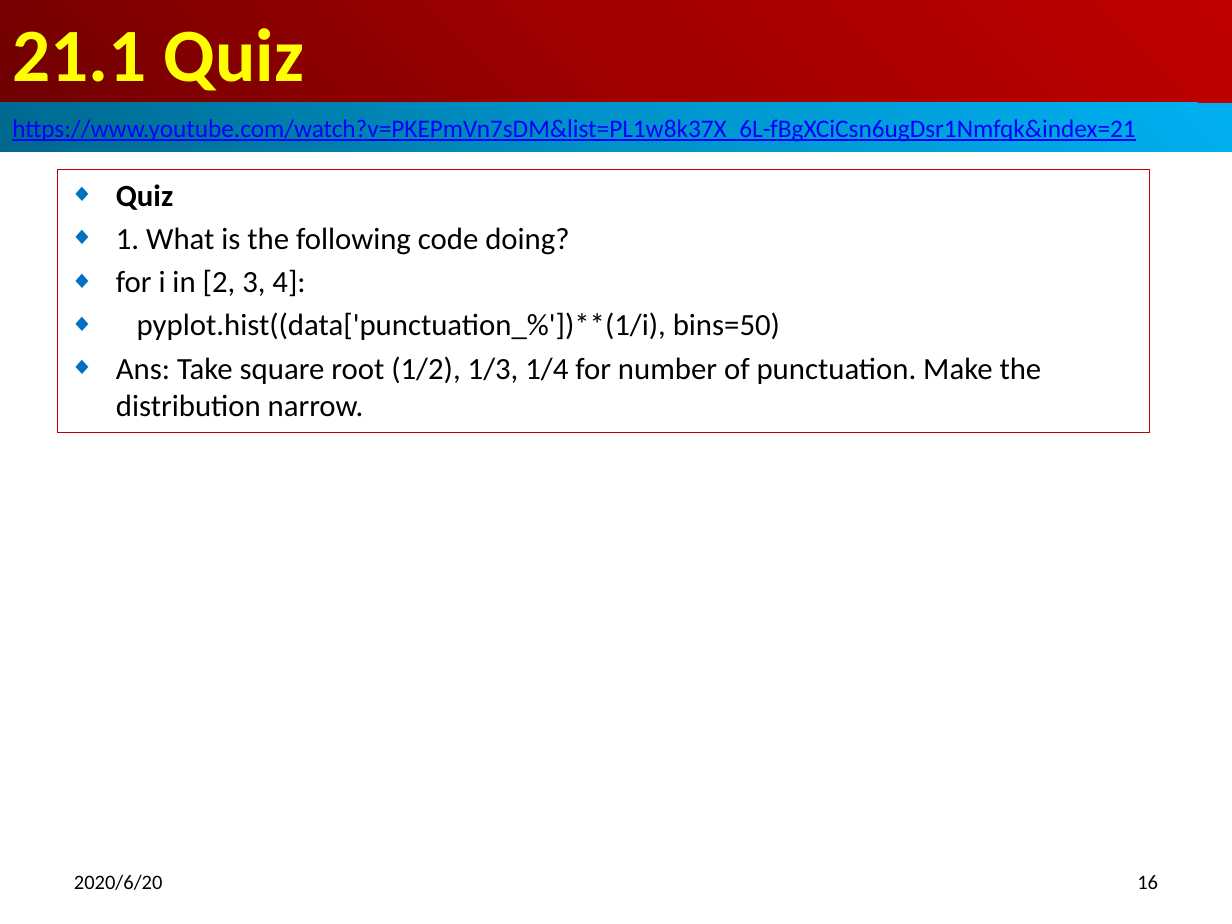
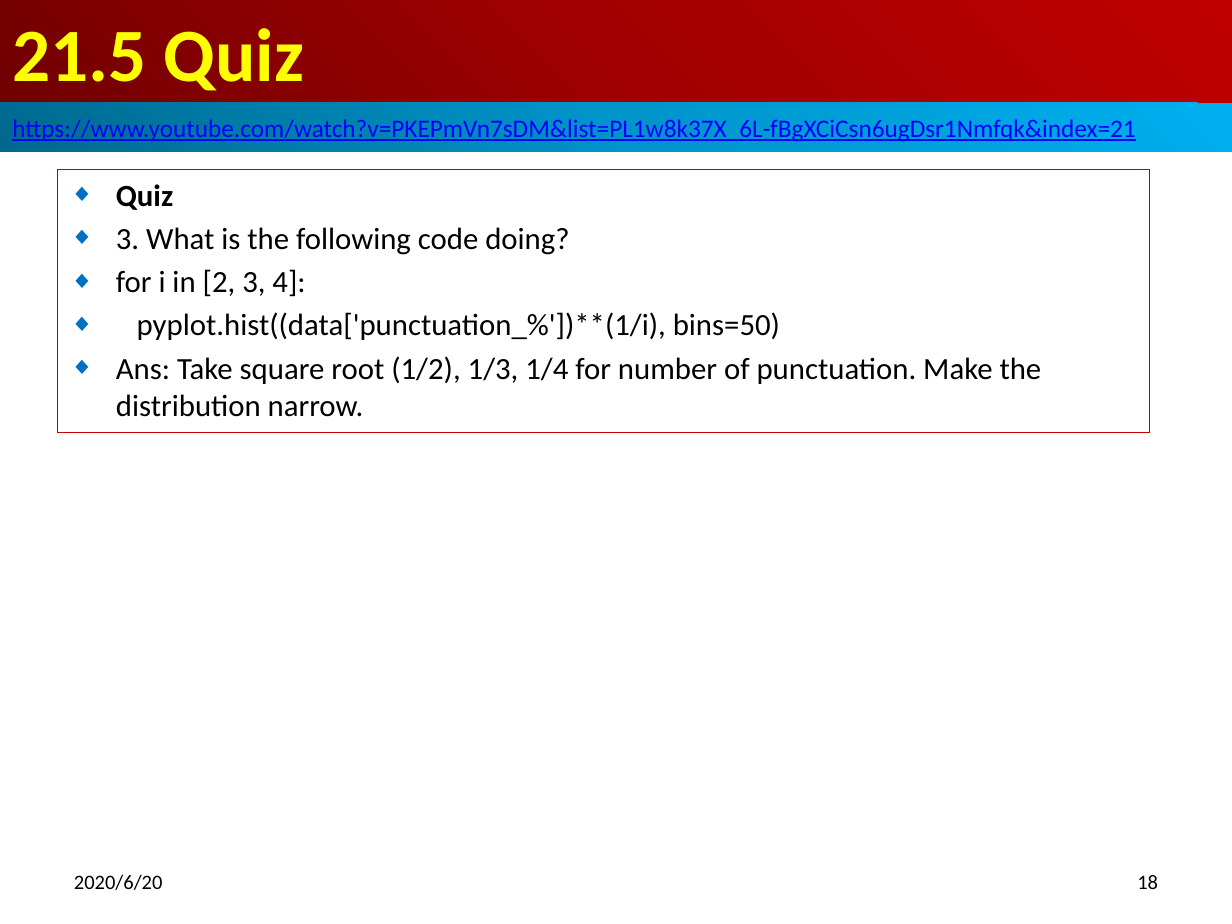
Before and after one commit to peterhchen/500_NLP_NLTK, a slide deck: slide 18 of 21_PowerTransform.pptx (slide 16 before the commit). Drawn at 1232x924 pixels with LibreOffice and Linux fonts; fonts in the diff are those of the drawing. Boxes give left, top, right and bottom in pixels: in the first picture for what was removed or moved away, otherwise in the second. Text is boxed around its words. In the diff, an @@ line names an element or a change of style, - is before the commit and + after.

```diff
--- a/21_PowerTransform.pptx
+++ b/21_PowerTransform.pptx
@@ title at box(12, 28, 304, 91): text changed @@
-21.1 Quiz
+21.5 Quiz
@@ subtitle at box(116, 227, 569, 255): text changed @@
-◆ 1. What is the following code doing?
+◆ 3. What is the following code doing?
@@ page number at box(1137, 875, 1158, 889): text changed @@
-16
+18
```
Also in this commit, not shown: 4 other slides changed, 2 slides added.
